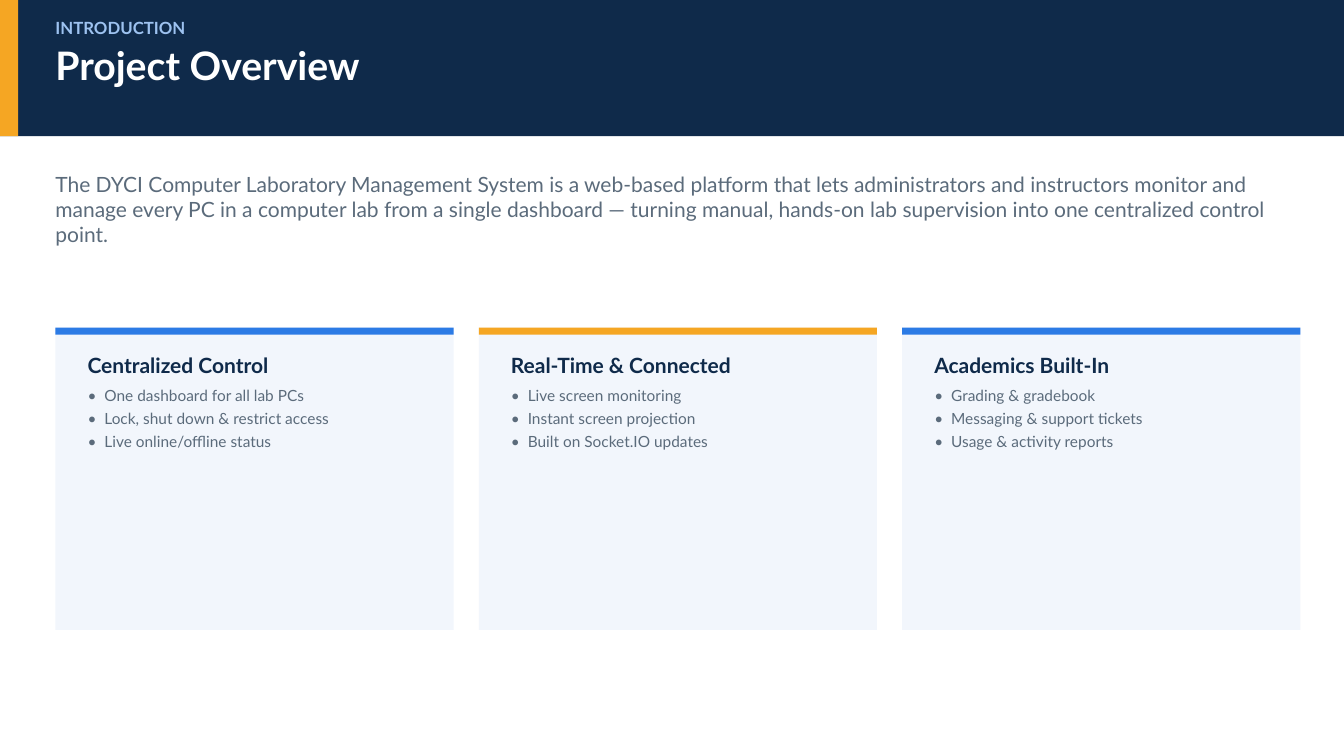
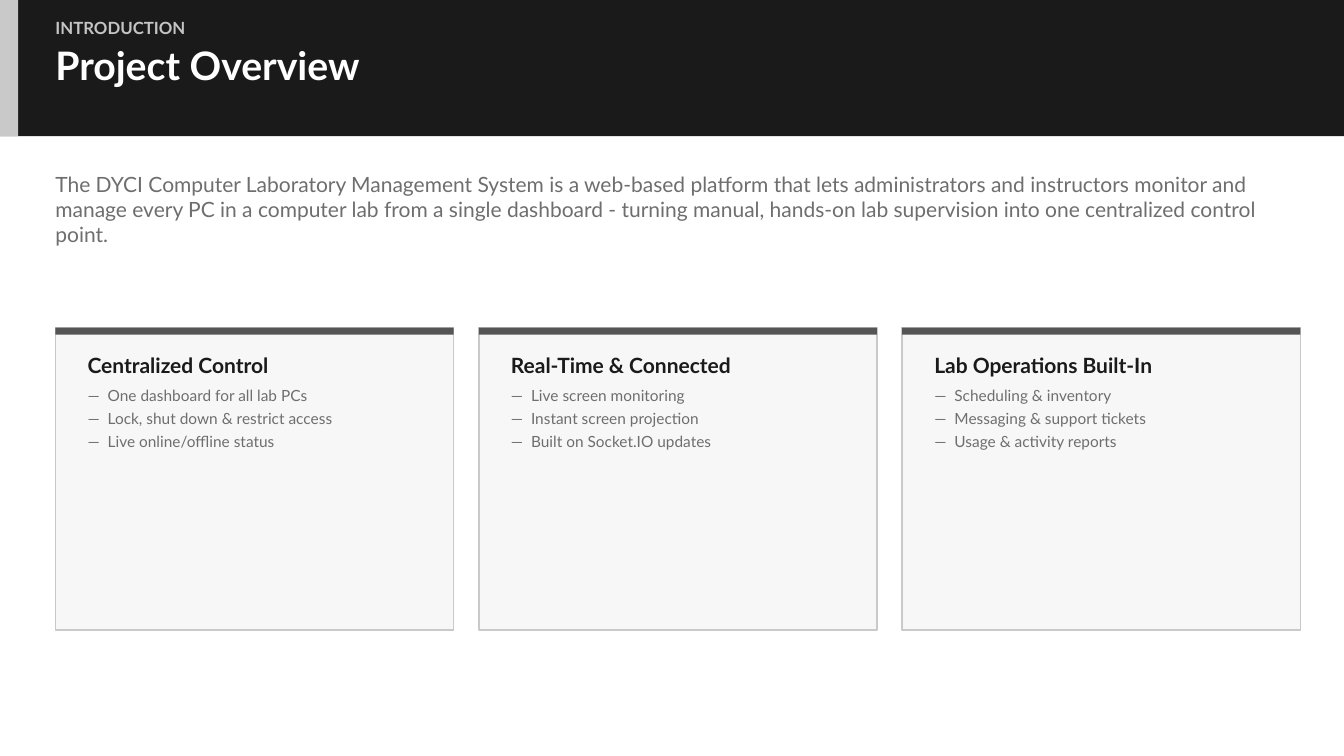
Before and after one commit to raphaelivanschool-sudo/DYCICLMSREAL, a slide deck: slide 2 of DYCI_CLMS_Presentation.pptx. Drawn at 1344x756 pixels with LibreOffice and Linux fonts; fonts in the diff are those of the drawing. Boxes give left, top, right and bottom in pixels: in the first picture for what was removed or moved away, otherwise in the second. Text is boxed around its words. In the diff, an @@ line names an element or a change of style, - is before the commit and + after.

```diff
--- a/DYCI_CLMS_Presentation.pptx
+++ b/DYCI_CLMS_Presentation.pptx
@@ rectangle at [0,0,1344,136]: fill #0F2A4A to #1A1A1A @@
@@ rectangle at [0,0,18,136]: fill #F5A623 to #C9C9C9 @@
@@ text at [55,22,185,34]: text colour #9DC2F0 to #C4C4C4 in "INTRODUCTION" @@
@@ text at [55,176,1256,246]: text changed; text colour #5B6B7B to #6E6E6E @@
-The DYCI Computer Laboratory Management System is a web-based platform that lets administrators and instructors monitor and manage every PC in a computer lab from a single dashboard — turning manual, hands-on lab supervision into one centralized control point.
+The DYCI Computer Laboratory Management System is a web-based platform that lets administrators and instructors monitor and manage every PC in a computer lab from a single dashboard - turning manual, hands-on lab supervision into one centralized control point.
@@ rectangle at [55,328,454,335]: fill #2C7BE5 to #555555 @@
@@ rectangle at [479,328,877,335]: fill #F5A623 to #555555 @@
@@ fill #F2F6FC to #F7F7F7; outline none to #C9C9C9 1 pt in 3 elements at [55,328,454,630], [479,328,877,630], [902,328,1301,630] @@
@@ rectangle at [902,328,1301,335]: fill #2C7BE5 to #555555 @@
@@ text at [88,357,268,373]: text colour #0F2A4A to #1A1A1A in "Centralized Control" @@
@@ text at [511,357,731,373]: text colour #0F2A4A to #1A1A1A in "Real-Time & Connected" @@
@@ text at [934,357,1153,450]: text changed; text colour #5B6B7B to #6E6E6E @@
-Academics Built-In
-• Grading & gradebook
-• Messaging & support tickets
-• Usage & activity reports
+Lab Operations Built-In
+— Scheduling & inventory
+— Messaging & support tickets
+— Usage & activity reports
@@ text at [108,389,333,448]: text changed; text colour #5B6B7B to #6E6E6E @@
-• One dashboard for all lab PCs
-• Lock, shut down & restrict access
-• Live online/offline status
+— One dashboard for all lab PCs
+— Lock, shut down & restrict access
+— Live online/offline status
@@ text at [531,390,711,450]: text changed; text colour #5B6B7B to #6E6E6E @@
-• Live screen monitoring
-• Instant screen projection
-• Built on Socket.IO updates
+— Live screen monitoring
+— Instant screen projection
+— Built on Socket.IO updates
```
Also in this commit, not shown: 6 other slides changed, 1 slide removed, 10 other files.
